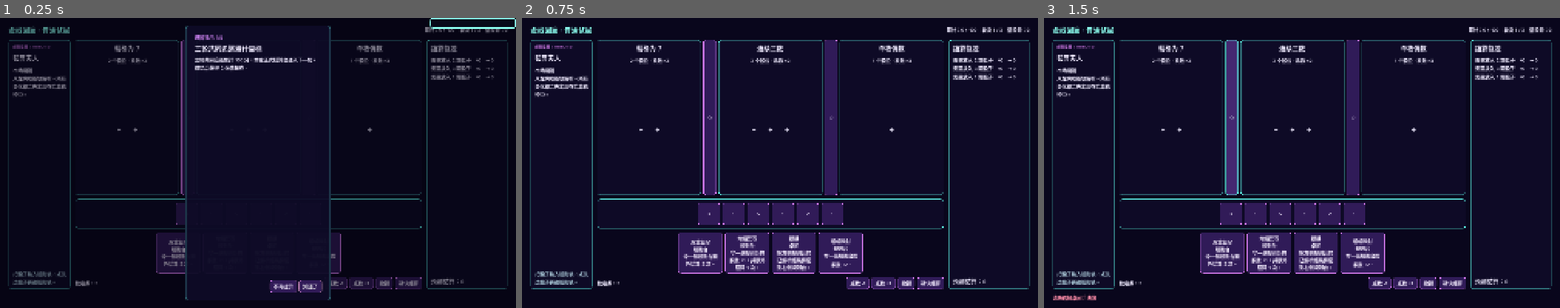
Above: before the commit, frames 1-3 (left to right).
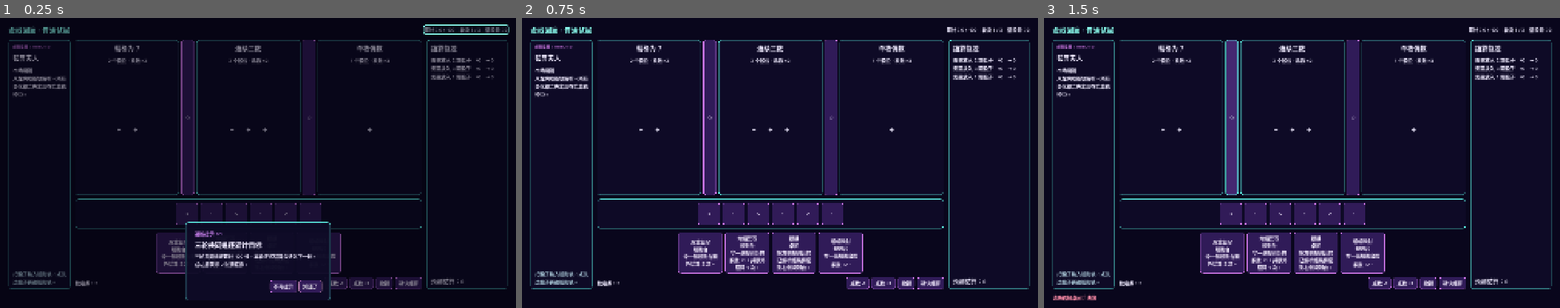
Above: after the commit, the same moments.

Repository: ljq0421/ProjectJoker
Game: Godot game, scene res://scenes/run/iron_abacus_slice_screen.tscn
Two runs of this game, one before a commit and one after it. Both use one fixed random seed, a clock stepped at 60 frames per second and the inputs below. This scene is started directly instead of the project's main scene.
Inputs:
- Up to frame 1 (0.25 s): no input
- Up to frame 2 (0.75 s): click "不再提示" at 0.5 s
- Up to frame 3 (1.5 s): click "◇" at 1.25 s

The runs differ from the first frame. In frame 1, 3.6% of the frame differs, in the area x 35-100%, y 0-87%; in frame 2, nothing differs; in frame 3, nothing differs.

Commit message:
test: verify contextual guide flow

Diff:
--- a/scripts/ui/tutorial/iron_abacus_guide_overlay.gd
+++ b/scripts/ui/tutorial/iron_abacus_guide_overlay.gd
@@ -19,6 +19,7 @@
 
 var _active_checkpoint_id: StringName = &""
 var _targets: Array[Control] = []
+var _layout_refresh_serial := 0
 
 func _ready() -> void:
 	dismiss_button.pressed.connect(dismiss_all)
@@ -40,6 +41,8 @@
 
 	_active_checkpoint_id = checkpoint_id
 	_targets = valid_targets
+	_layout_refresh_serial += 1
+	var refresh_serial := _layout_refresh_serial
 	progress_label.text = "进阶提示 %d/%d" % [
 		int(card_spec.get("progress_index", 0)),
 		int(card_spec.get("progress_total", 5)),
@@ -50,10 +53,12 @@
 	visible = true
 	mouse_filter = Control.MOUSE_FILTER_STOP
 	_rebuild_focus_frames()
+	_refresh_after_layout(refresh_serial, checkpoint_id)
 	acknowledge_button.grab_focus()
 	return true
 
 func close_card() -> void:
+	_layout_refresh_serial += 1
 	_clear_focus_frames()
 	_active_checkpoint_id = &""
 	_targets.clear()
@@ -80,6 +85,20 @@
 
 func refresh_targets() -> void:
 	if is_open():
+		_rebuild_focus_frames()
+
+func _refresh_after_layout(
+	refresh_serial: int,
+	checkpoint_id: StringName
+) -> void:
+	for frame_index in range(2):
+		await get_tree().process_frame
+		if (
+			refresh_serial != _layout_refresh_serial
+			or checkpoint_id != _active_checkpoint_id
+			or not is_open()
+		):
+			return
 		_rebuild_focus_frames()
 
 func active_checkpoint_id() -> StringName:
@@ -173,16 +192,33 @@
 		child.free()
 
 func _target_rect_in_overlay(target: Control) -> Rect2:
-	var shared_parent := get_parent()
-	var target_origin := Vector2.ZERO
-	var current: Node = target
-	while current != null and current != shared_parent:
-		if current is Control:
-			target_origin += (current as Control).position
-		current = current.get_parent()
-	if current == null:
-		return Rect2()
-	return Rect2(target_origin - position, target.size)
+	var overlay_global := get_global_rect()
+	var target_global := _target_content_rect(target)
+	return Rect2(
+		target_global.position - overlay_global.position,
+		target_global.size
+	)
+
+func _target_content_rect(target: Control) -> Rect2:
+	if target is GridContainer:
+		var child_bounds := Rect2()
+		var has_child_bounds := false
+		for child in target.get_children():
+			var child_control := child as Control
+			if (
+				child_control == null
+				or not child_control.visible
+				or not child_control.is_inside_tree()
+			):
+				continue
+			if has_child_bounds:
+				child_bounds = child_bounds.merge(child_control.get_global_rect())
+			else:
+				child_bounds = child_control.get_global_rect()
+				has_child_bounds = true
+		if has_child_bounds:
+			return child_bounds
+	return target.get_global_rect()
 
 func _clamp_rect_to_bounds(candidate: Rect2, bounds: Rect2) -> Rect2:
 	if not candidate.has_area() or not bounds.has_area():
--- /dev/null
+++ b/tests/stage5_guide_layout_self_check.gd
@@ -0,0 +1,226 @@
+extends SceneTree
+
+var failures: Array[String] = []
+var slice_screen: IronAbacusSliceScreen
+var guide_path: String
+
+func _initialize() -> void:
+	call_deferred("_run")
+
+func _run() -> void:
+	await _verify_size(Vector2i(1280, 720))
+	await _verify_size(Vector2i(1920, 1080))
+	if failures.is_empty():
+		print("PASS stage5_guide_layout_self_check")
+		quit(0)
+	else:
+		for failure in failures:
+			push_error(failure)
+		quit(1)
+
+func _verify_size(viewport_size: Vector2i) -> void:
+	root.size = viewport_size
+	guide_path = OS.get_temp_dir().path_join(
+		"project-joker-stage5-guide-layout-%dx%d-%d.cfg" % [
+			viewport_size.x,
+			viewport_size.y,
+			Time.get_ticks_usec(),
+		]
+	)
+	DirAccess.remove_absolute(guide_path)
+	slice_screen = load(
+		"res://scenes/run/iron_abacus_slice_screen.tscn"
+	).instantiate()
+	slice_screen.normal_target = 0
+	slice_screen.dealer_target = 0
+	slice_screen.guide_config_path = guide_path
+	root.add_child(slice_screen)
+	await _settle()
+
+	await _assert_card(&"normal", viewport_size)
+	_commit_three_rounds()
+	_assert_true(slice_screen.slice_session.open_shop().accepted, "shop should open")
+	var encounter: SingleEncounterScreen = slice_screen.get_node("%EncounterScreen")
+	encounter.visible = false
+	var shop: ShopScreen = slice_screen.get_node("%ShopScreen")
+	shop.bind_session(
+		slice_screen.slice_session.shop_session,
+		slice_screen.slice_session.card_catalog
+	)
+	slice_screen._request_guide(&"shop")
+	await _settle()
+	await _assert_card(&"shop", viewport_size)
+
+	_assert_true(slice_screen.slice_session.leave_shop().accepted, "shop should close")
+	_assert_true(slice_screen.slice_session.start_dealer().accepted, "dealer should start")
+	slice_screen.bind_current_encounter()
+	await _settle()
+	await _assert_card(&"dealer", viewport_size)
+
+	_commit_three_rounds()
+	var reward: EngravingRewardPanel = slice_screen.get_node("%EngravingRewardPanel")
+	reward.bind_reward(
+		slice_screen.slice_session.engraving_offer_ids,
+		slice_screen.slice_session.die_profiles,
+		slice_screen.slice_session.engraving_catalog
+	)
+	slice_screen._request_guide(&"reward")
+	await _settle()
+	await _assert_card(&"reward", viewport_size)
+
+	var choice := _verifiable_offer()
+	_assert_true(
+		slice_screen.slice_session.select_engraving(choice.id).accepted,
+		"layout fixture should select engraving"
+	)
+	_assert_true(
+		slice_screen.slice_session.install_selected_engraving(&"d1", choice.face).accepted,
+		"layout fixture should install engraving"
+	)
+	slice_screen.bind_current_encounter()
+	await _settle()
+	await _assert_card(&"verification", viewport_size)
+
+	slice_screen.queue_free()
+	await process_frame
+	slice_screen = null
+	DirAccess.remove_absolute(guide_path)
+
+func _assert_card(checkpoint_id: StringName, viewport_size: Vector2i) -> void:
+	var overlay: IronAbacusGuideOverlay = slice_screen.get_node("%IronAbacusGuideOverlay")
+	_assert_true(
+		overlay.is_open() and overlay.active_checkpoint_id() == checkpoint_id,
+		"%s card should open at %s" % [checkpoint_id, viewport_size]
+	)
+	var overlay_bounds := Rect2(Vector2.ZERO, overlay.size)
+	var card: Control = overlay.get_node("%GuideCard")
+	_assert_true(
+		overlay_bounds.encloses(card.get_rect()),
+		"%s card outside overlay at %s; overlay=%s card=%s" % [
+			checkpoint_id,
+			viewport_size,
+			overlay_bounds,
+			card.get_rect(),
+		]
+	)
+	_assert_true(
+		overlay.mouse_filter == Control.MOUSE_FILTER_STOP,
+		"%s overlay should block input" % checkpoint_id
+	)
+	_assert_true(overlay.z_index > 0, "%s overlay should render above phase UI" % checkpoint_id)
+	var focus_layer: Control = overlay.get_node("%GuideFocusFrames")
+	var card_spec := slice_screen.guide_flow.card_spec(checkpoint_id)
+	var targets := slice_screen._resolve_guide_targets(card_spec.get("target_ids", []))
+	_assert_true(
+		focus_layer.get_child_count() == targets.size() and not targets.is_empty(),
+		"%s should expose one focus frame per target" % checkpoint_id
+	)
+	for frame_index in range(focus_layer.get_child_count()):
+		var frame: Control = focus_layer.get_child(frame_index)
+		var target: Control = targets[frame_index]
+		_assert_true(
+			overlay_bounds.encloses(frame.get_rect()),
+			"%s focus frame outside overlay at %s" % [checkpoint_id, viewport_size]
+		)
+		var expected := _expected_focus_rect(overlay, target, overlay_bounds)
+		_assert_true(
+			frame.position.is_equal_approx(expected.position)
+				and frame.size.is_equal_approx(expected.size),
+			"%s focus frame should track its target at %s; expected=%s actual=%s"
+				% [checkpoint_id, viewport_size, expected, frame.get_rect()]
+		)
+		var overlap := card.get_rect().intersection(frame.get_rect())
+		_assert_true(
+			not overlap.has_area(),
+			"%s card overlaps focus frame at %s; overlap=%s" % [
+				checkpoint_id,
+				viewport_size,
+				overlap,
+			]
+		)
+	var card_global := card.get_global_rect()
+	for button_name in ["GuideDismissButton", "GuideAcknowledgeButton"]:
+		var button: Button = overlay.get_node("%" + button_name)
+		_assert_true(
+			card_global.encloses(button.get_global_rect()),
+			"%s %s should remain inside card" % [checkpoint_id, button_name]
+		)
+	overlay.acknowledge_current()
+	_assert_true(not overlay.is_open(), "%s acknowledgement should close card" % checkpoint_id)
+	_assert_true(
+		focus_layer.get_child_count() == 0,
+		"%s close should remove focus frames" % checkpoint_id
+	)
+
+func _expected_focus_rect(
+	overlay: IronAbacusGuideOverlay,
+	target: Control,
+	overlay_bounds: Rect2
+) -> Rect2:
+	var overlay_global := overlay.get_global_rect()
+	var target_global := _target_content_rect(target)
+	var candidate := Rect2(
+		target_global.position - overlay_global.position,
+		target_global.size
+	).grow(IronAbacusGuideOverlay.FOCUS_PADDING)
+	var fitted_size := Vector2(
+		min(candidate.size.x, overlay_bounds.size.x),
+		min(candidate.size.y, overlay_bounds.size.y)
+	)
+	var fitted_position := Vector2(
+		clampf(
+			candidate.position.x,
+			overlay_bounds.position.x,
+			overlay_bounds.end.x - fitted_size.x
+		),
+		clampf(
+			candidate.position.y,
+			overlay_bounds.position.y,
+			overlay_bounds.end.y - fitted_size.y
+		)
+	)
+	return Rect2(fitted_position, fitted_size)
+
+func _target_content_rect(target: Control) -> Rect2:
+	if target is GridContainer:
+		var child_bounds := Rect2()
+		var has_child_bounds := false
+		for child in target.get_children():
+			var child_control := child as Control
+			if child_control == null or not child_control.visible:
+				continue
+			if has_child_bounds:
+				child_bounds = child_bounds.merge(child_control.get_global_rect())
+			else:
+				child_bounds = child_control.get_global_rect()
+				has_child_bounds = true
+		if has_child_bounds:
+			return child_bounds
+	return target.get_global_rect()
+
+func _commit_three_rounds() -> void:
+	for round_index in range(ThreeRoundEncounterSession.ROUND_COUNT):
+		var report := slice_screen.slice_session.encounter_session.current_session.commit()
+		_assert_true(
+			slice_screen.slice_session.accept_encounter_report(report).accepted,
+			"layout fixture report should be accepted"
+		)
+		if round_index < ThreeRoundEncounterSession.ROUND_COUNT - 1:
+			_assert_true(
+				slice_screen.slice_session.advance_encounter_round().accepted,
+				"layout fixture should advance round"
+			)
+
+func _verifiable_offer() -> Dictionary:
+	if &"engraving_prism" in slice_screen.slice_session.engraving_offer_ids:
+		return {"id": &"engraving_prism", "face": 1}
+	return {"id": &"engraving_anchor", "face": 2}
+
+func _settle() -> void:
+	await process_frame
+	await process_frame
+	await process_frame
+
+func _assert_true(value: bool, message: String) -> void:
+	if not value:
+		failures.append(message)
Not shown, added: tests/stage5_guide_layout_self_check.gd.uid
